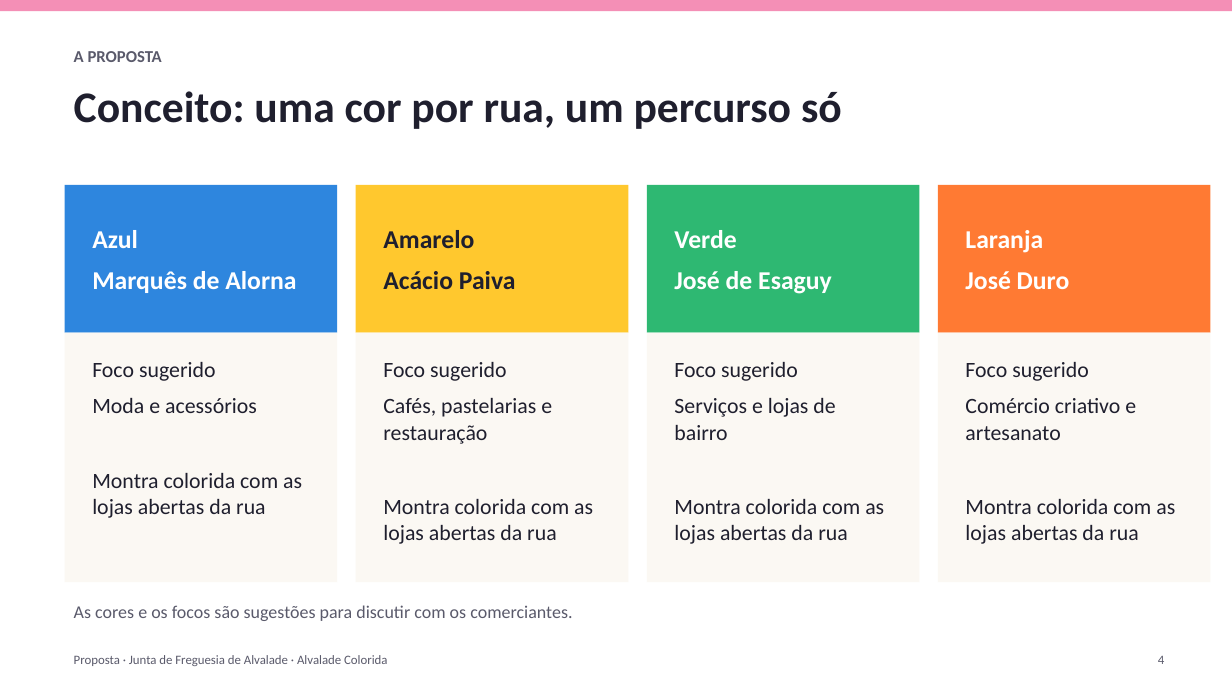
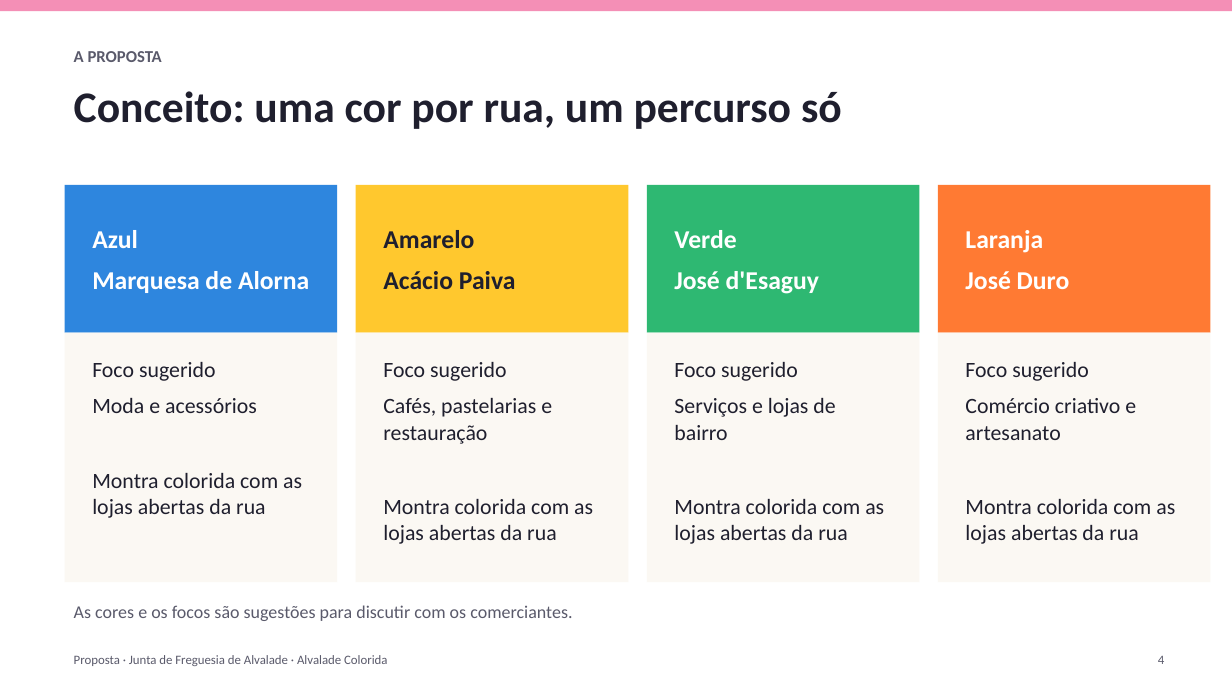
Before and after one commit to zavricardo-debug/travelsites, a slide deck: slide 4 of propostas/alvalade/Proposta_Alvalade_Colorida.pptx. Drawn at 1232x693 pixels with LibreOffice and Linux fonts; fonts in the diff are those of the drawing. Boxes give left, top, right and bottom in pixels: in the first picture for what was removed or moved away, otherwise in the second. Text is boxed around its words. In the diff, an @@ line names an element or a change of style, - is before the commit and + after.

```diff
--- a/propostas/alvalade/Proposta_Alvalade_Colorida.pptx
+++ b/propostas/alvalade/Proposta_Alvalade_Colorida.pptx
@@ text at box(92, 271, 309, 293): text changed @@
-Marquês de Alorna
+Marquesa de Alorna
@@ text at box(674, 271, 819, 294): text changed @@
-José de Esaguy
+José d'Esaguy
```
Also in this commit, not shown: 6 other slides changed, 4 slides added, 5 other files.
